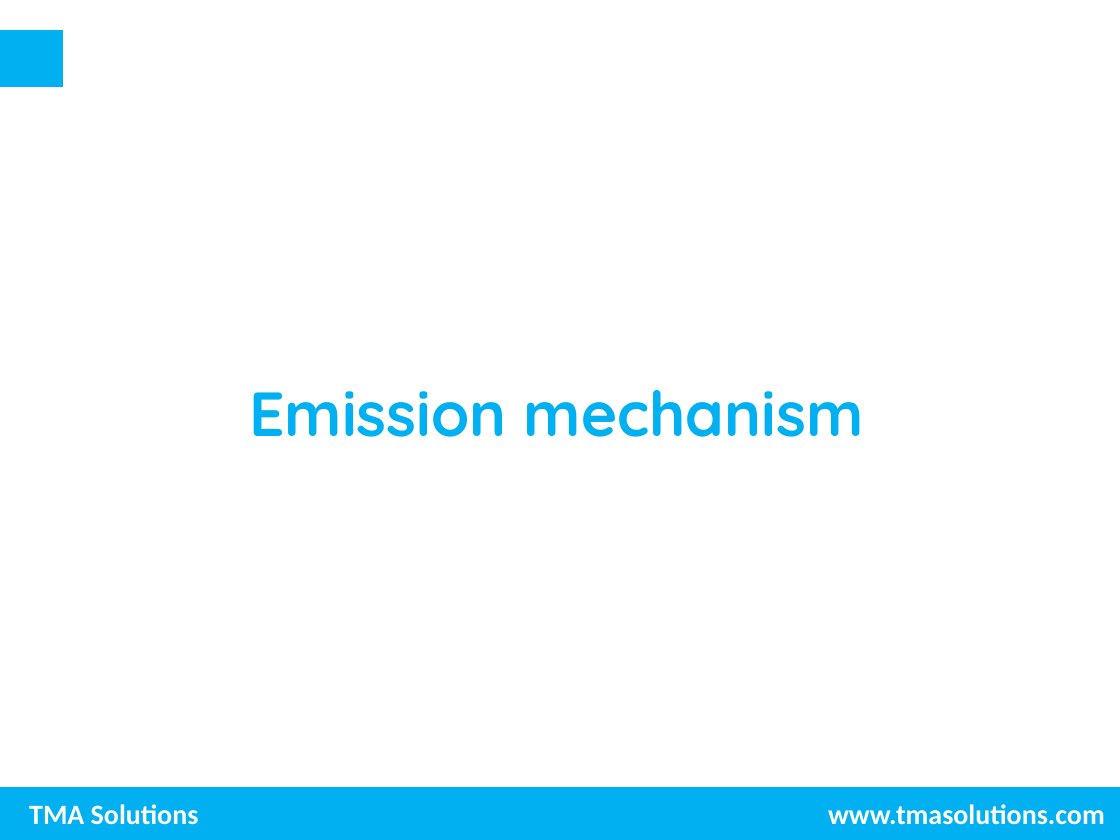
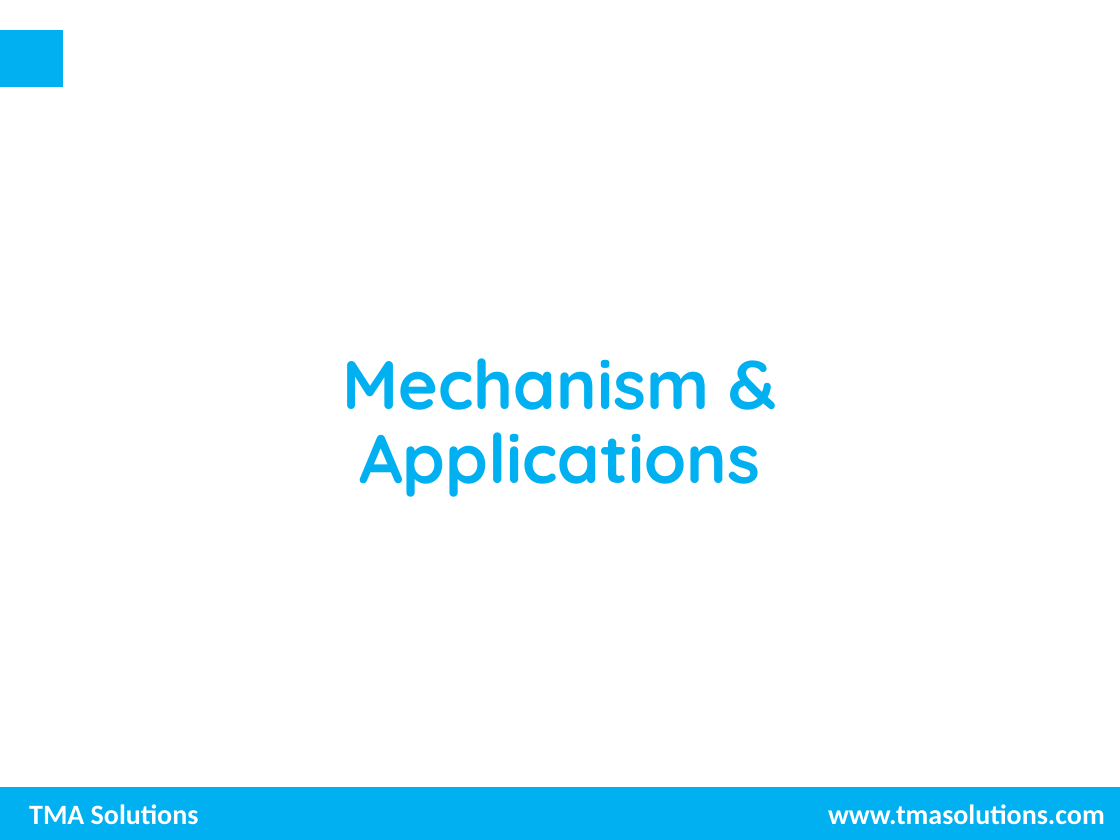
Before and after one commit to trungnghia2009/MachineLearning, a slide deck: slide 9 of Photoelectric effect.pptx (slide 4 before the commit). Drawn at 1120x840 pixels with LibreOffice and Linux fonts; fonts in the diff are those of the drawing; background and template pictures are left out. Boxes give left, top, right and bottom in pixels: in the first picture for what was removed or moved away, otherwise in the second. Text is boxed around its words. In the diff, an @@ line names an element or a change of style, - is before the commit and + after.

```diff
--- a/Photoelectric effect.pptx
+++ b/Photoelectric effect.pptx
@@ subtitle at (343, 358, 760, 497): text changed; size 40 to 44 pt @@
-Emission mechanism
+Mechanism & Applications
```
Also in this commit, not shown: 3 other slides changed, 9 slides added, 25 slides removed.
